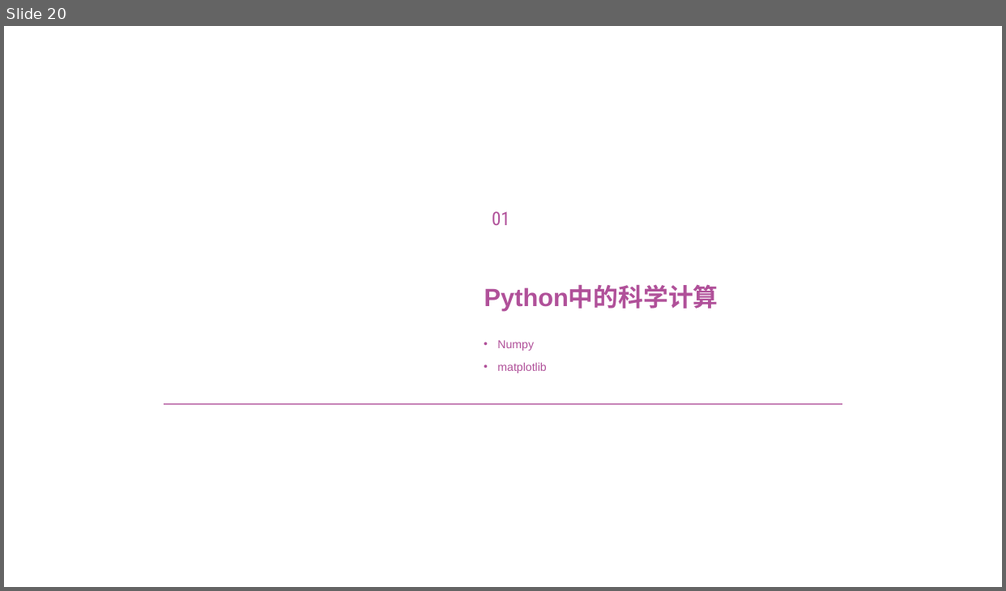
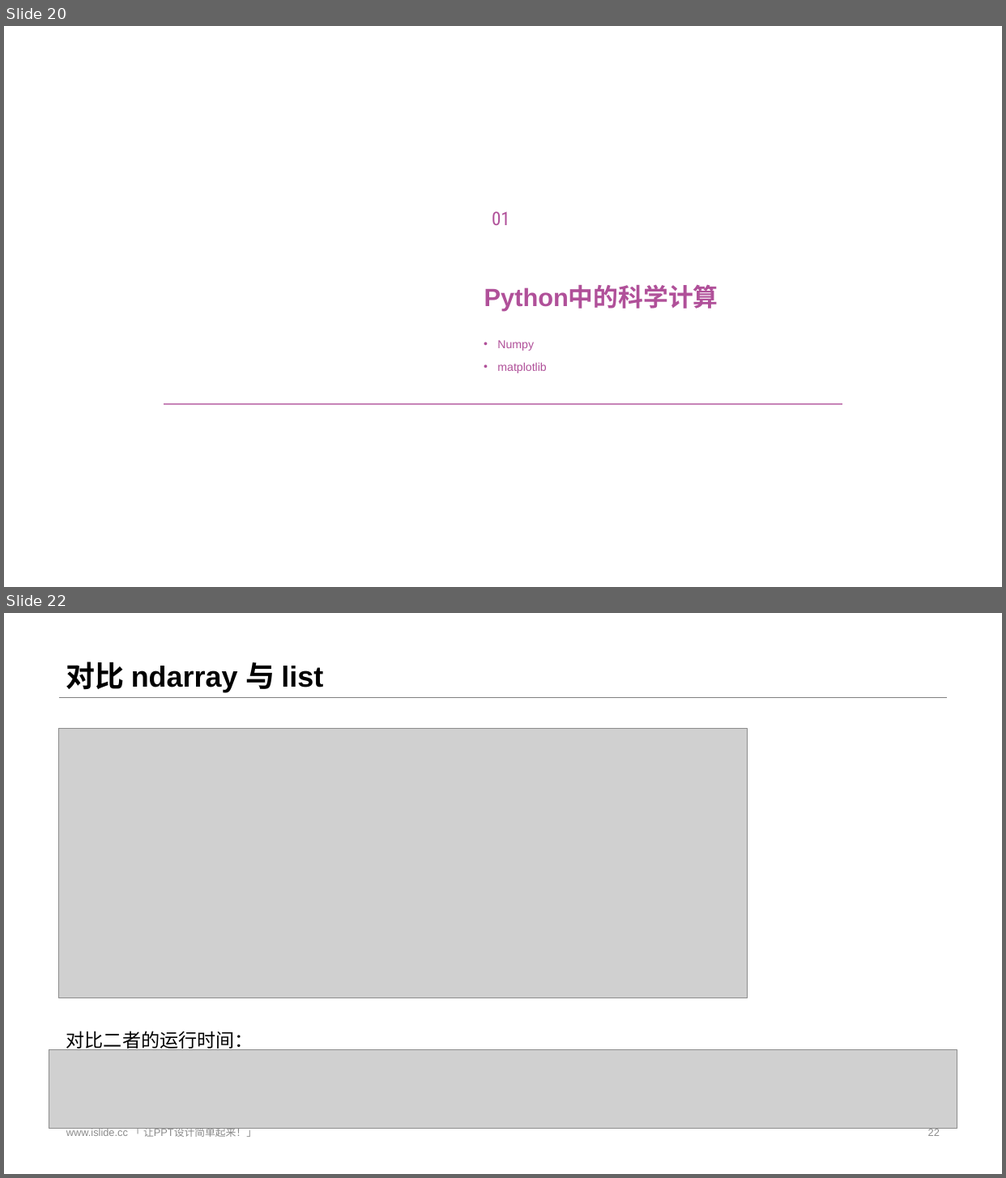
Before and after one commit to streamer-AP/HRT19D-detection, a slide deck: PPT/感知组寒假培训-day1.pptx. Shown one above the other, each under a label of ours: slide 20 before the commit, slides 20 and 22 after it; the slides between them are not shown. The pictures are 1006x591 and 1006x1178 pixels, drawn with LibreOffice and Linux fonts; fonts in the diff are those of the drawing; grey boxes stand for pictures; background and template pictures are left out. Boxes give left, top, right and bottom in pixels: in the first picture for what was removed or moved away, otherwise in the second. Text is boxed around its words. In the diff, an @@ line names an element or a change of style, - is before the commit and + after.

```diff
--- a/PPT/感知组寒假培训-day1.pptx
+++ b/PPT/感知组寒假培训-day1.pptx
@@ slide 22 added at [4, 613, 1002, 1174], background #FFFFFF @@
@@ title added at [66, 662, 323, 692], 28 pt, text #000000, bold @@
+对比 ndarray 与 list
@@ line added from (58, 697) to (948, 697), #808080 0.25 pt @@
@@ picture added at [58, 729, 748, 999] @@
@@ text added at [66, 1031, 253, 1051], 18 pt, text #000000 @@
+对比二者的运行时间：
@@ picture added at [49, 1050, 957, 1129] @@
@@ text added at [66, 1125, 257, 1137], 10 pt, text #8C8C8C @@
+www.islide.cc 「 让PPT设计简单起来！」
@@ page number added at [928, 1128, 940, 1136], 10 pt, text #8C8C8C @@
+22
```
Also in this commit, not shown: 3 slides changed, 5 other slides added, 19 other files.
